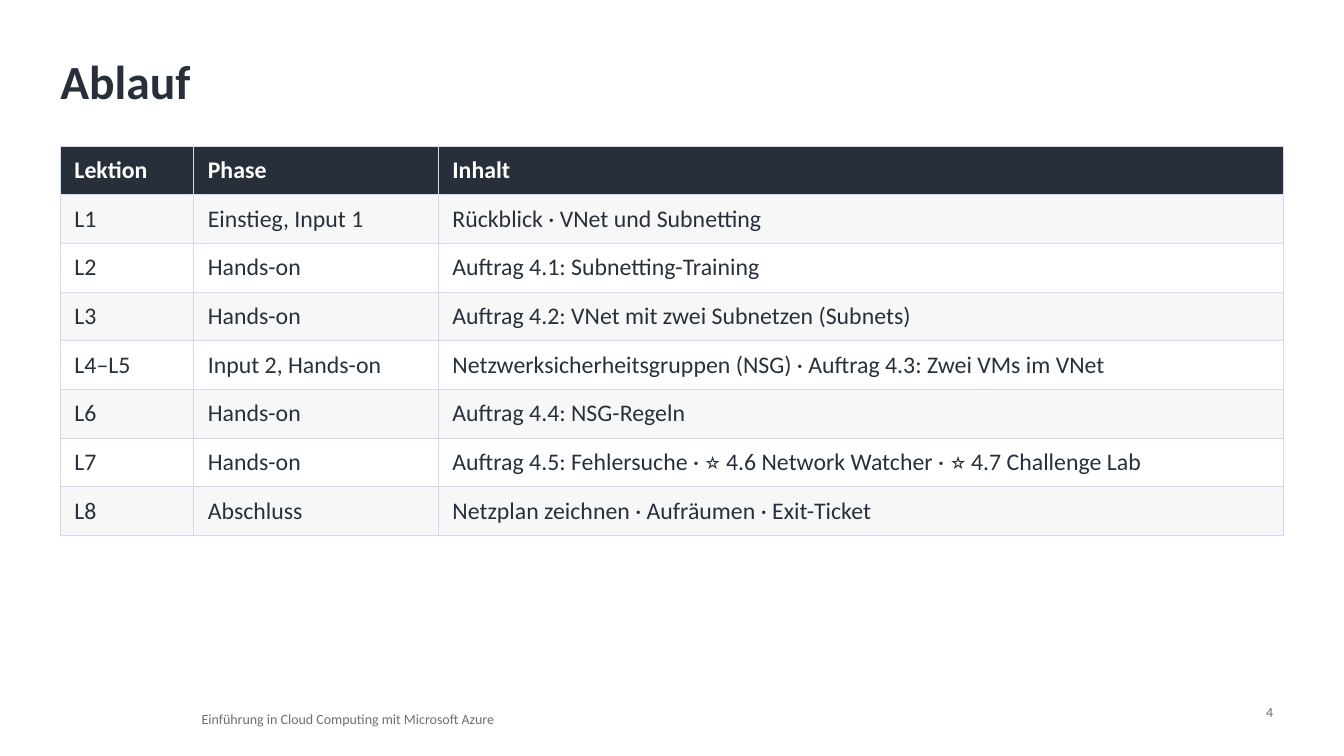
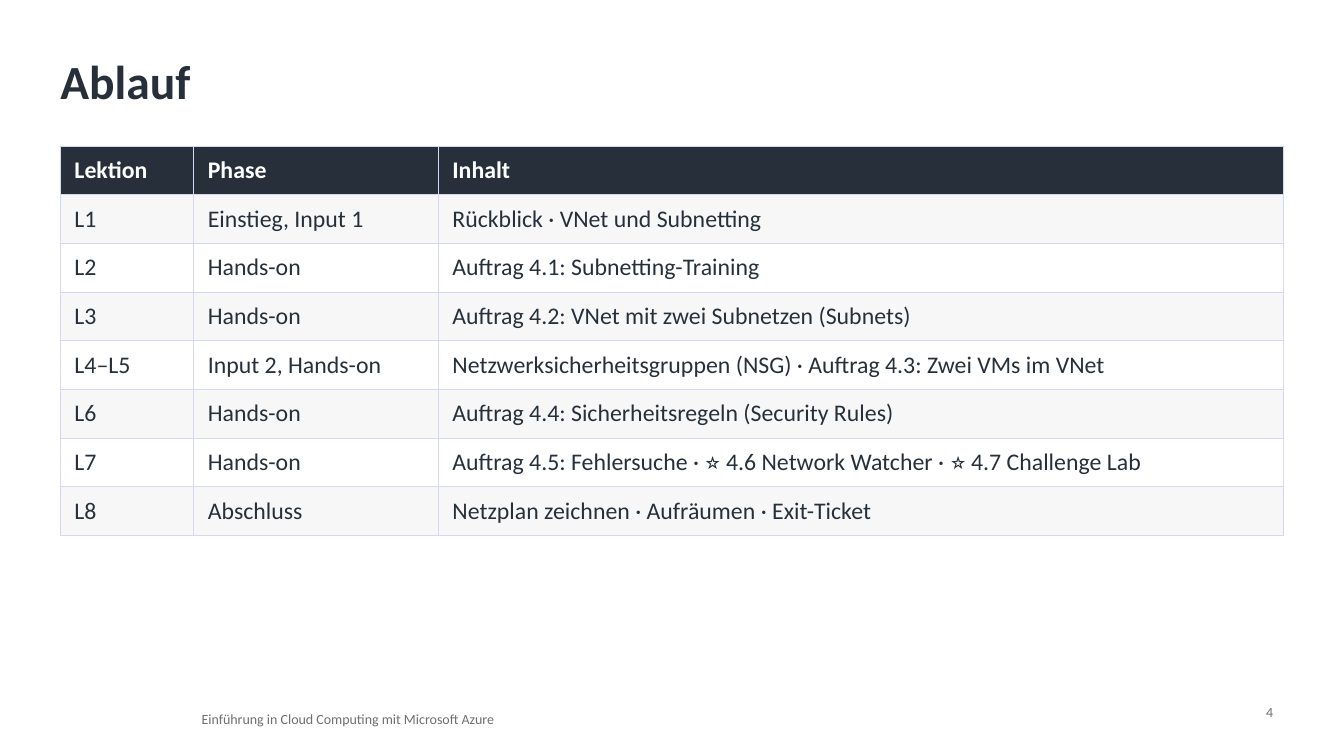
Before and after one commit to pat-teacher/azure-basics-training, a slide deck: slide 4 of praesentationen/tag-4-networking.pptx. Drawn at 1344x756 pixels with LibreOffice and Linux fonts; fonts in the diff are those of the drawing; background and template pictures are left out. Boxes give left, top, right and bottom in pixels: in the first picture for what was removed or moved away, otherwise in the second. Text is boxed around its words. In the diff, an @@ line names an element or a change of style, - is before the commit and + after.

Commit message:
Refactor terminology from NSG rules to Security Rules across documentation and codebase for consistency and clarity. Update related content in README, assignments, solutions, presentations, and glossary. Ensure all references to security rules are accurate and reflect current Azure terminology.

```diff
--- a/praesentationen/tag-4-networking.pptx
+++ b/praesentationen/tag-4-networking.pptx
@@ table at [60,146,1284,527] @@
-row 6, column 3: Auftrag 4.4: NSG-Regeln
+row 6, column 3: Auftrag 4.4: Sicherheitsregeln (Security Rules)
```
Also in this commit, not shown: 2 other slides changed, 17 other files.
